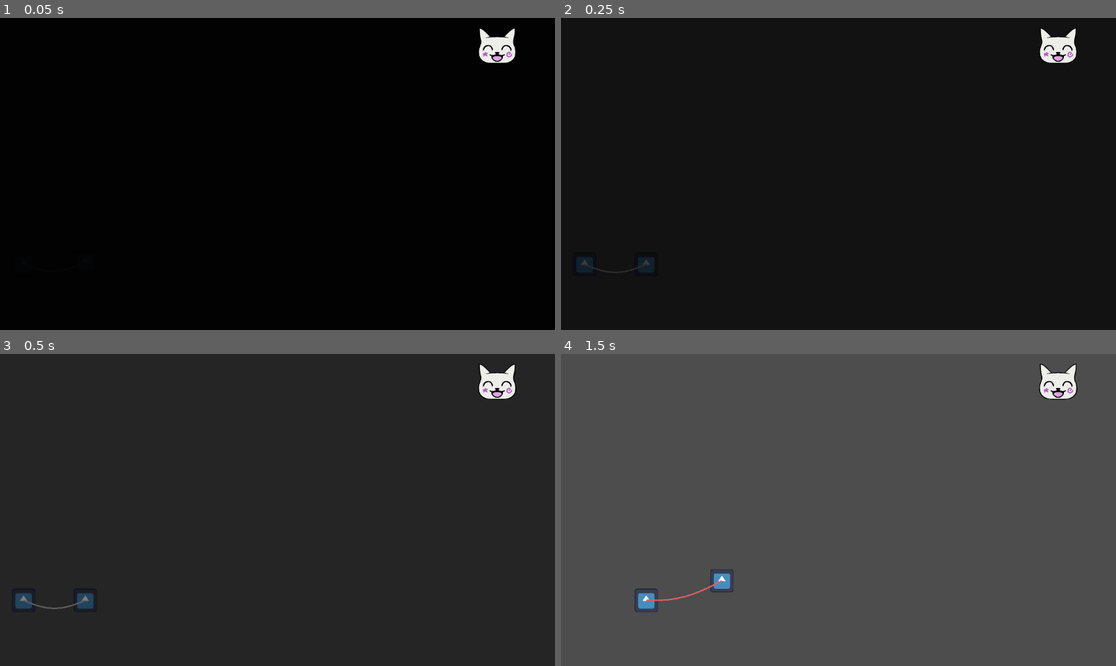
Above: before the commit, frames 1-4 (two rows, left to right).
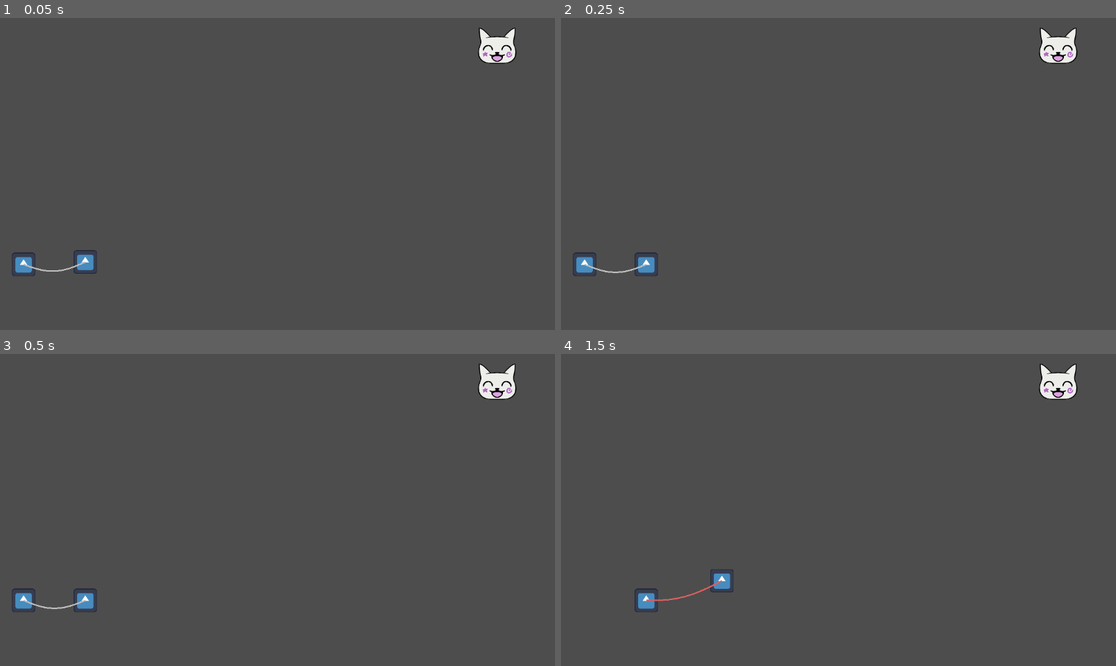
Above: after the commit, the same moments.

Repository: g3evorz/global-game-jam
Game: Godot game, scene res://Scenes/main.tscn
Two runs of this game, one before a commit and one after it. Both use one fixed random seed, a clock stepped at 60 frames per second and the inputs below. The engine's default icon, where the game draws it, is replaced by a stand-in: a white triangle on a blue panel in a dark square.
Inputs:
- Up to frame 1 (0.05 s): no input
- Up to frame 2 (0.25 s): no input
- Up to frame 3 (0.5 s): no input
- Up to frame 4 (1.5 s): hold D (Right_1) from 0.53 s (still down); tap L (Left_2) at 0.6 s; tap W (Jump_1) at 0.77 s; tap J (Right_2) at 1.35 s

The runs differ from the first frame. In frame 1, 99% of the frame differs, in the area x 0-100%, y 0-100%; in frame 2, 99%; in frame 3, 99%; in frame 4, nothing differs.

Commit message:
idk pls help me

Diff:
--- a/Scenes/main.tscn
+++ b/Scenes/main.tscn
@@ -104,6 +104,7 @@
 script = ExtResource("6_21xkr")
 
 [node name="ColorRect" type="ColorRect" parent="Control" unique_id=1094189544]
+visible = false
 layout_mode = 0
 offset_right = 1152.0
 offset_bottom = 648.0
@@ -146,3 +147,4 @@
 expand_mode = 1
 
 [connection signal="maskOff" from="Player_2" to="Control" method="_on_player_2_mask_off"]
+[connection signal="maskOn" from="Player_2" to="Control" method="_on_player_2_mask_on"]
--- a/Scripts/main_ui.gd
+++ b/Scripts/main_ui.gd
@@ -14,3 +14,7 @@
 
 func _on_player_2_mask_off() -> void:
 	maskOff.show()
+
+
+func _on_player_2_mask_on() -> void:
+	maskOff.hide()
--- a/Scripts/player_2.gd
+++ b/Scripts/player_2.gd
@@ -1,6 +1,7 @@
 extends CharacterBody2D
 
 signal maskOff
+signal maskOn
 
 @export var SPEED: float  = 300.0
 @export var MAX_SPEED: float  = 300.0
@@ -87,4 +88,5 @@
 	print("item dropped")
 
 func _on_item_destroyed():
+	maskOn.emit()
 	can_move = true
